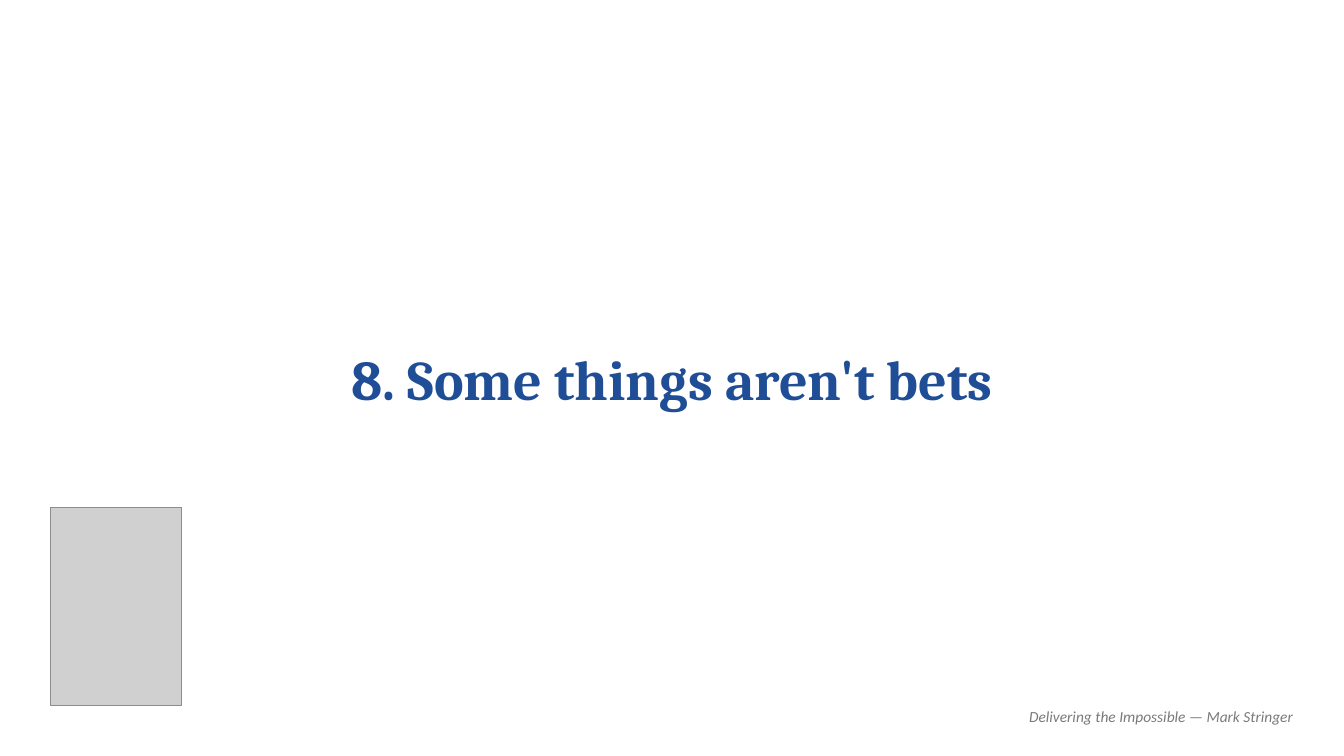
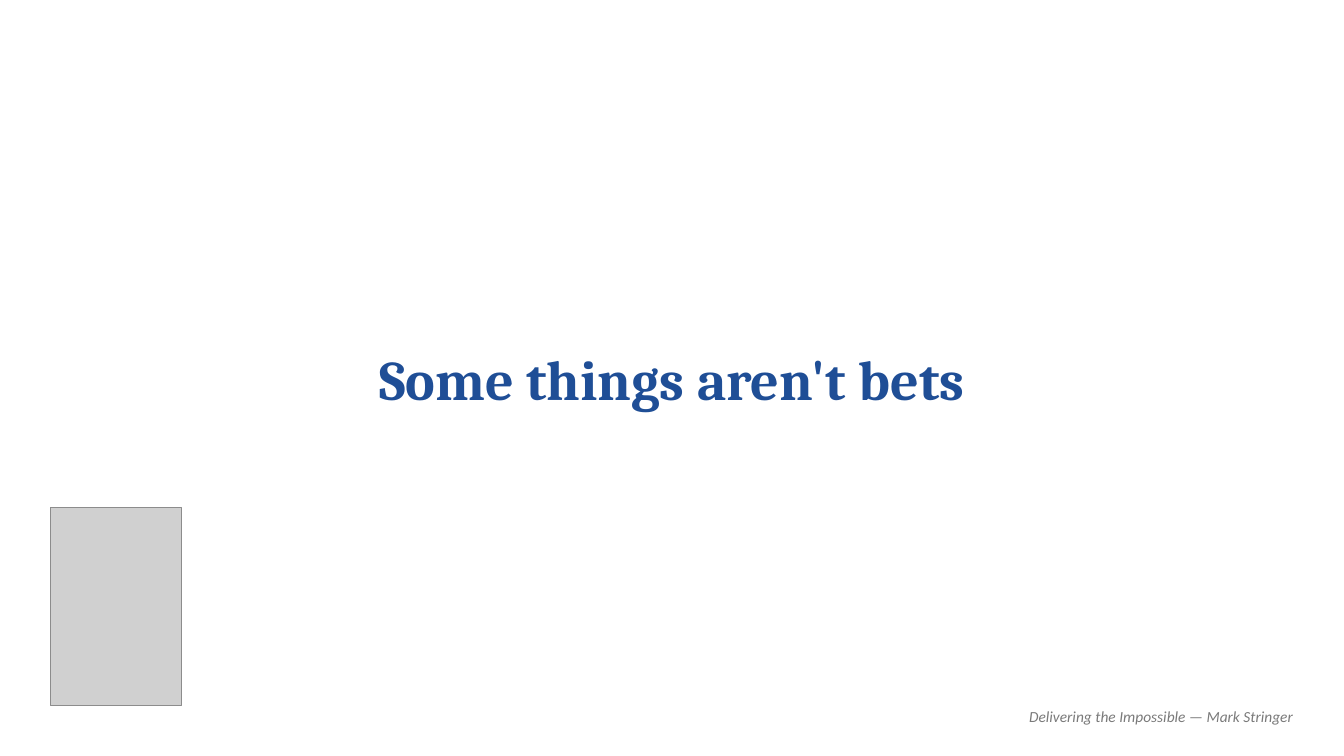
Before and after one commit to MarkStringer/MarketingControlPlane, a slide deck: slide 6 of templates/book-cover-slide-template.pptx. Drawn at 1344x756 pixels with LibreOffice and Linux fonts; fonts in the diff are those of the drawing; grey boxes stand for pictures. Boxes give left, top, right and bottom in pixels: in the first picture for what was removed or moved away, otherwise in the second. Text is boxed around its words. In the diff, an @@ line names an element or a change of style, - is before the commit and + after.

```diff
--- a/templates/book-cover-slide-template.pptx
+++ b/templates/book-cover-slide-template.pptx
@@ text at <box>379,360,965,413</box>: text changed @@
-8. Some things aren't bets
+Some things aren't bets
```
Also in this commit, not shown: 9 other slides changed, 1 slide added.
